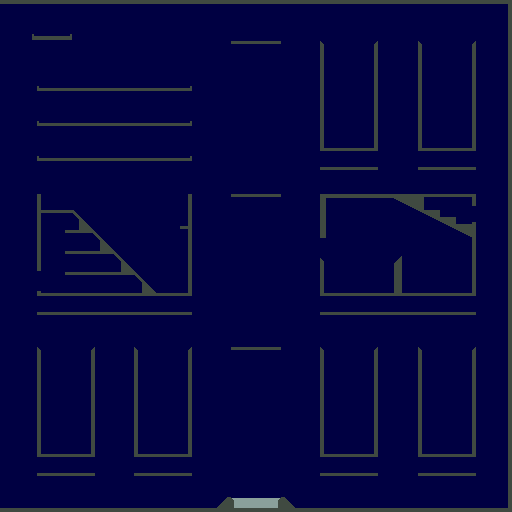
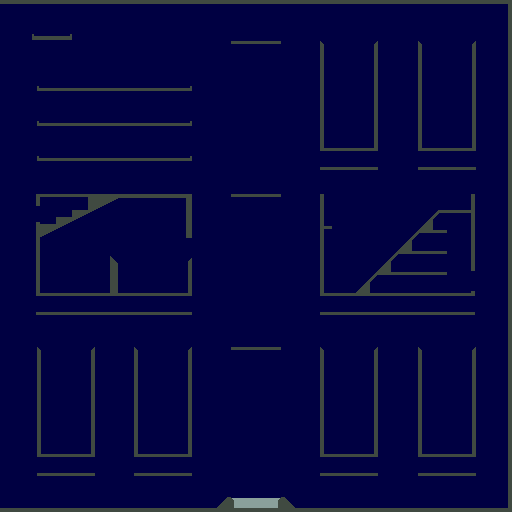
The second 512×512 image is a revision of the first. Changes to its layers:
painted on "distiler" over (36, 194, 476, 315)
painted on "RVAT" over (37, 194, 475, 293)
